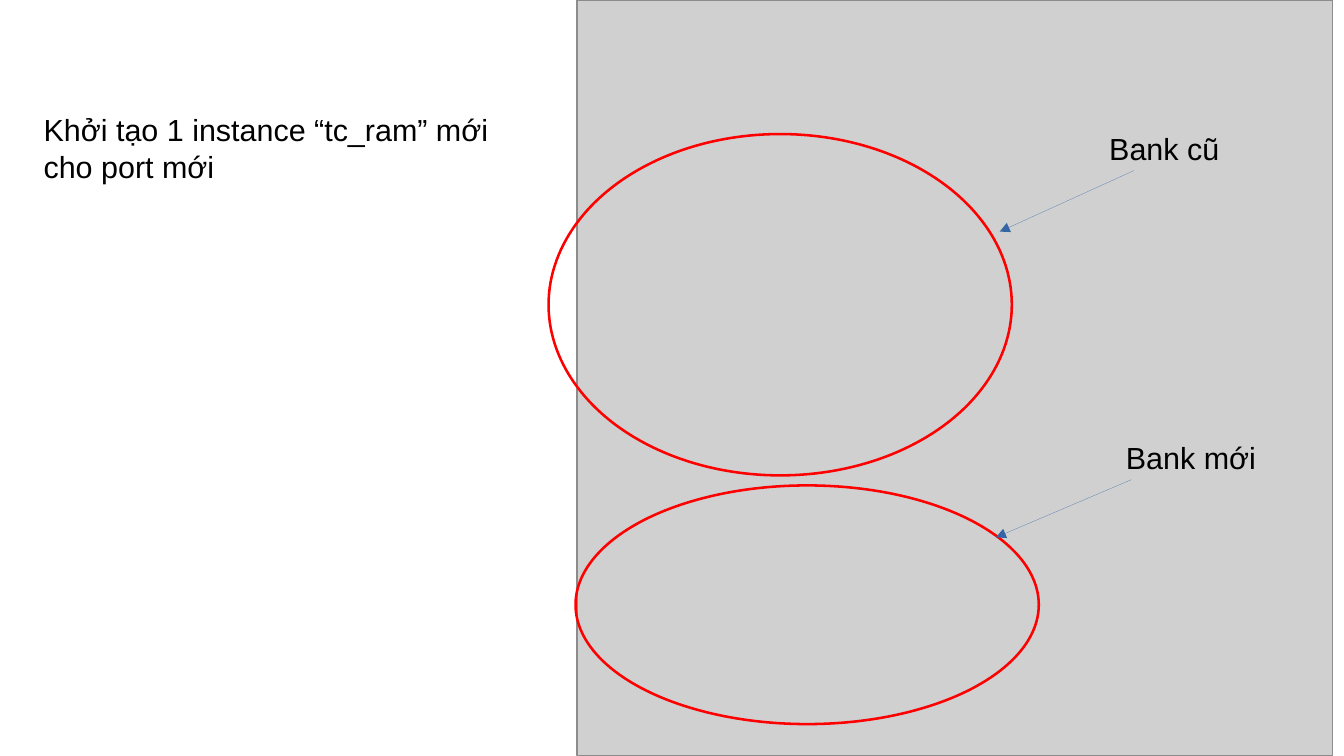
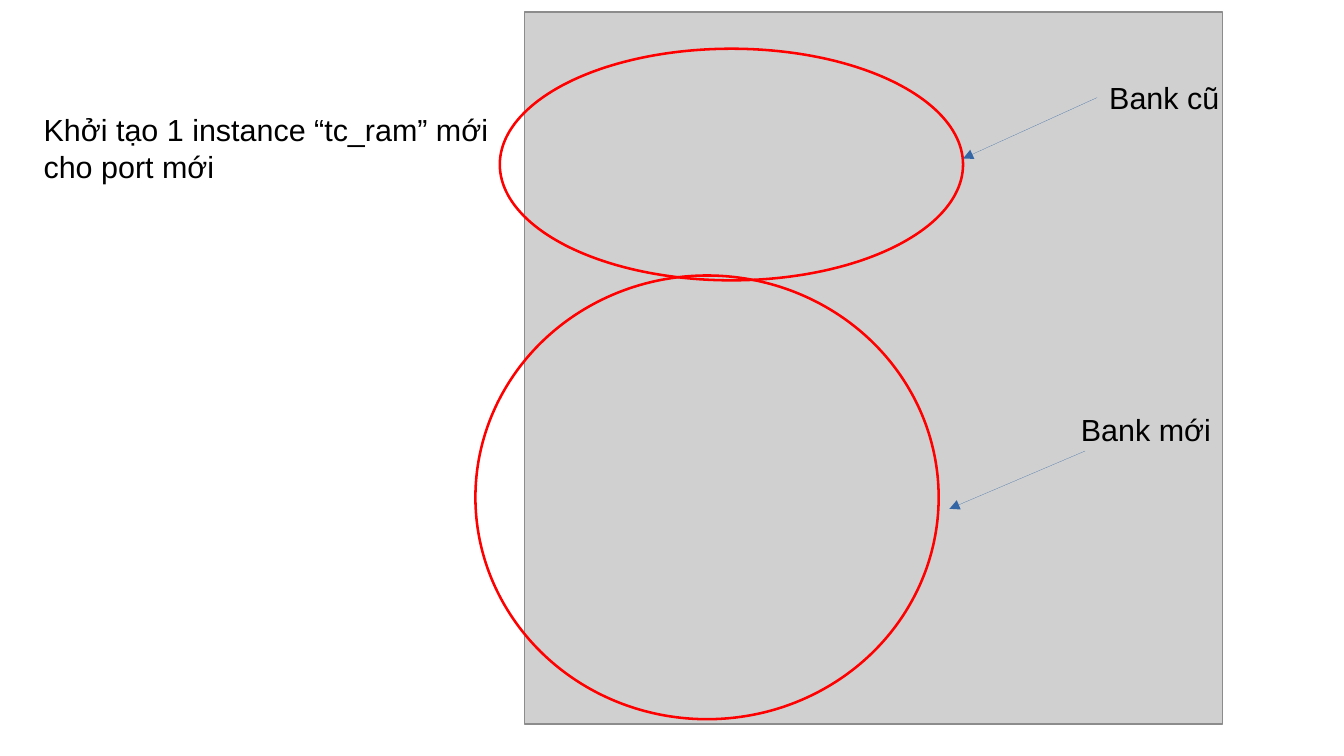
Before and after one commit to nguyendaithien/PULPISSIMO_DOCUMENT, a slide deck: slide 4 of PULP_GAN_CHAN.odp. Drawn at 1344x756 pixels with LibreOffice and Linux fonts; fonts in the diff are those of the drawing; grey boxes stand for pictures. Boxes give left, top, right and bottom in pixels: in the first picture for what was removed or moved away, otherwise in the second. Text is boxed around its words. In the diff, an @@ line names an element or a change of style, - is before the commit and + after.

```diff
--- a/PULP_GAN_CHAN.odp
+++ b/PULP_GAN_CHAN.odp
@@ picture: place and size @@
-picture at <box>577,0,1333,756</box>
+picture at <box>524,12,1223,724</box>
@@ ellipse: place and size @@
-ellipse at <box>549,134,1012,476</box>
+ellipse at <box>500,49,963,281</box>
@@ text "Bank cũ": place and size @@
-text "Bank cũ" at <box>1109,138,1219,161</box>
+text "Bank cũ" at <box>1109,87,1219,110</box>
@@ arrow moved from (1134, 171) - (1000, 232) to (1098, 98) - (963, 159) @@
@@ ellipse: place and size @@
-ellipse at <box>576,485,1039,724</box>
+ellipse at <box>476,276,939,720</box>
@@ text "Bank mới": place and size @@
-text "Bank mới" at <box>1126,446,1256,470</box>
+text "Bank mới" at <box>1081,418,1211,442</box>
@@ arrow moved from (1132, 479) - (996, 538) to (1085, 451) - (950, 509) @@
```
Also in this commit, not shown: 3 other slides changed, 4 slides added.
